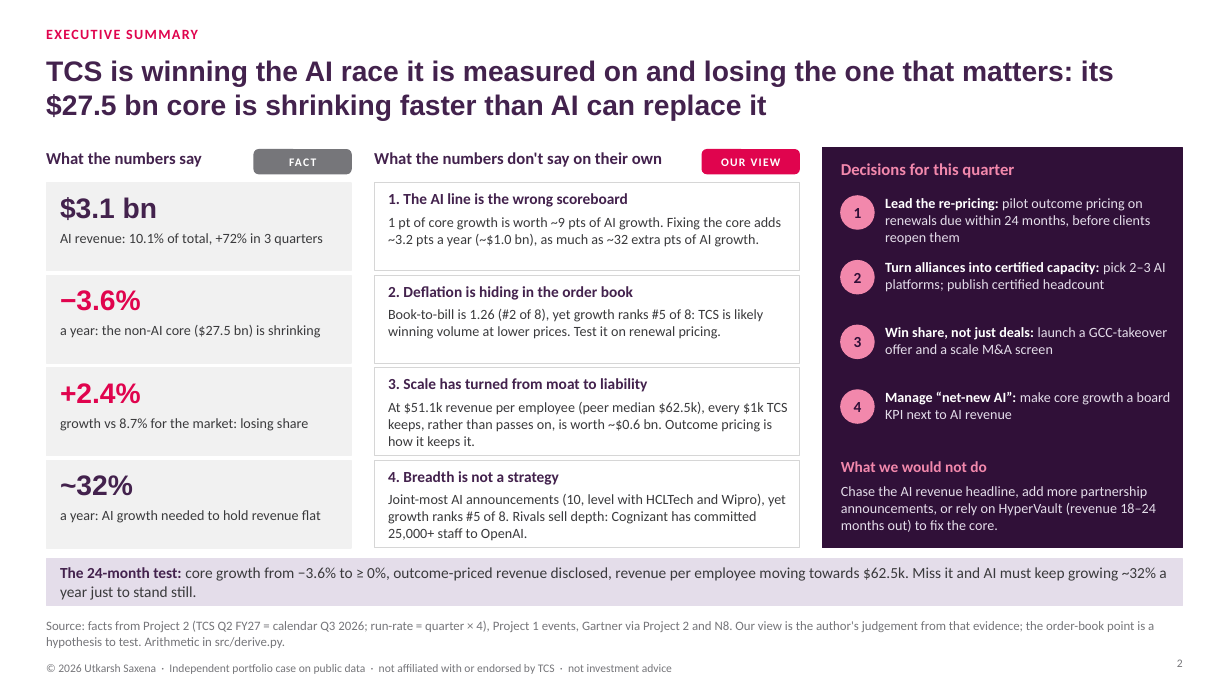
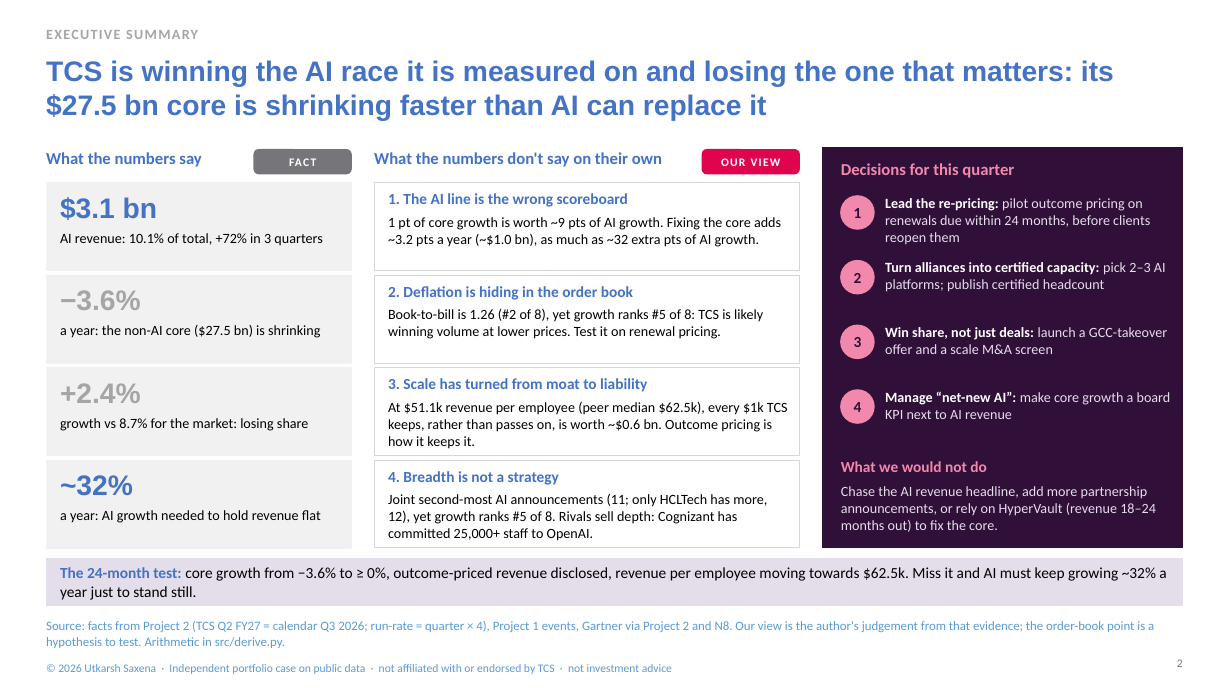
Before and after one commit to lokpriye96/ai-consulting-report-genai-services, a slide deck: slide 2 of outputs/TCS_AI_Deflation_Strategy.pptx. Drawn at 1232x693 pixels with LibreOffice and Linux fonts; fonts in the diff are those of the drawing. Boxes give left, top, right and bottom in pixels: in the first picture for what was removed or moved away, otherwise in the second. Text is boxed around its words. In the diff, an @@ line names an element or a change of style, - is before the commit and + after.

Commit message:
Update deck for the reviewed Project 1 data
TCS now has 11 verified AI announcements (joint second to HCLTech's 12); events-vs-growth correlation -0.66. Slides 2 and 6, README, PDF and slide images rebuilt.

```diff
--- a/outputs/TCS_AI_Deflation_Strategy.pptx
+++ b/outputs/TCS_AI_Deflation_Strategy.pptx
@@ text colour #E0044E to #A5A5A5 in 3 elements at <box>46,30,198,39</box>, <box>60,290,141,310</box>, <box>60,383,141,403</box> @@
@@ text colour #3A3A3C to #000000 in 7 elements at <box>60,233,322,246</box>, <box>60,325,320,338</box>, <box>60,418,308,431</box>, <box>60,510,321,523</box>, <box>388,217,781,247</box>, <box>388,309,763,339</box>, <box>388,402,788,449</box> @@
@@ text colour #43224D to #4472C4 in 9 elements at <box>46,60,1114,121</box>, <box>46,152,201,167</box>, <box>60,197,157,220</box>, <box>60,475,133,496</box>, <box>374,152,662,167</box>, <box>388,193,628,207</box>, <box>388,286,633,300</box>, <box>388,378,647,392</box>, <box>388,471,559,485</box> @@
@@ text at <box>388,494,767,541</box>: text changed; text colour #3A3A3C to #000000 @@
-Joint-most AI announcements (10, level with HCLTech and Wipro), yet growth ranks #5 of 8. Rivals sell depth: Cognizant has committed 25,000+ staff to OpenAI.
+Joint second-most AI announcements (11; only HCLTech has more, 12), yet growth ranks #5 of 8. Rivals sell depth: Cognizant has committed 25,000+ staff to OpenAI.
@@ text "The 24-month test: core growth ..." at <box>60,567,1166,600</box>: text colour #43224D to #4472C4 in "The 24-month test:"; text colour #3A3A3C to #000000 @@
@@ text "Source: facts from Project 2 ..." at <box>46,621,1154,648</box>: text colour #76767A to #5B9BD5 @@
@@ text "© 2026 Utkarsh Saxena · ..." at <box>58,664,672,674</box>: text colour #76767A to #5B9BD5 @@
```
Also in this commit, not shown: 10 other slides changed, 23 other files.
